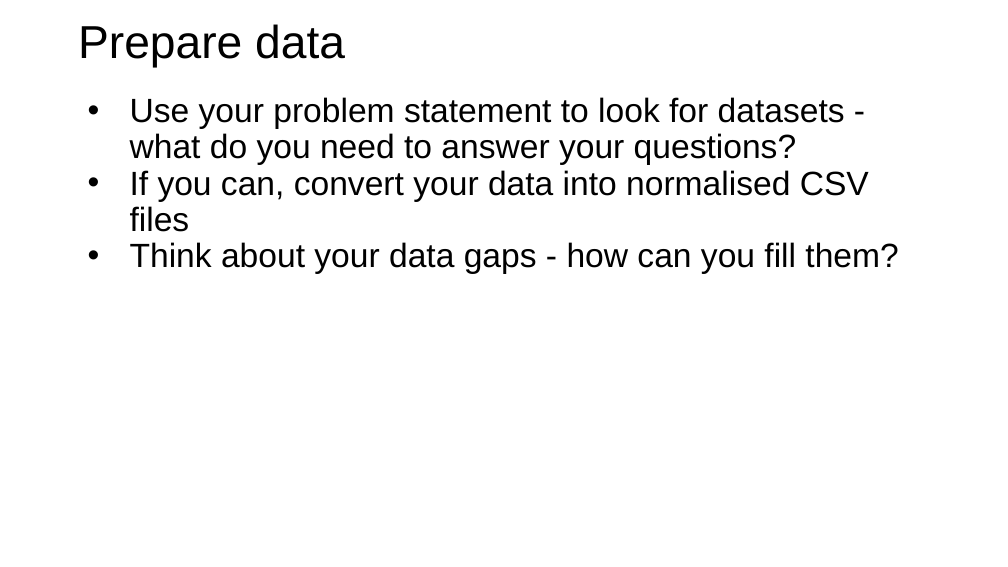
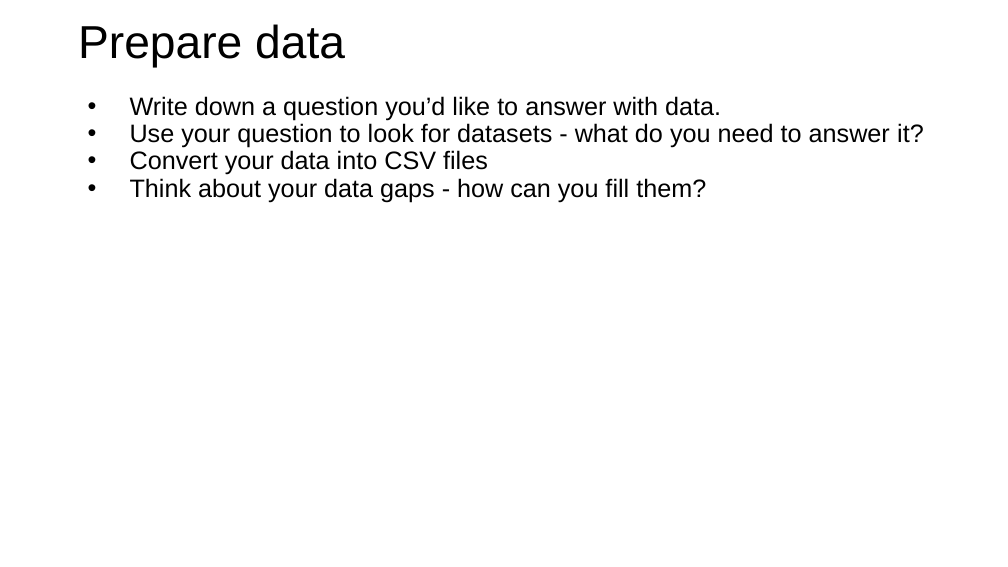
Before and after one commit to bodacea/datascienceforbeginners, a slide deck: slide 40 of Session 03 Acquiring data.ppt (slide 39 before the commit). Drawn at 1008x567 pixels with LibreOffice and Linux fonts; fonts in the diff are those of the drawing. Boxes give left, top, right and bottom in pixels: in the first picture for what was removed or moved away, otherwise in the second. Text is boxed around its words. In the diff, an @@ line names an element or a change of style, - is before the commit and + after.

```diff
--- a/Session 03 Acquiring data.ppt
+++ b/Session 03 Acquiring data.ppt
@@ text at (130,96,924,175): text changed; size 24 to 18 pt @@
-• Use your problem statement to look for datasets - what do you need to answer your questions?
-• If you can, convert your data into normalised CSV files
+• Write down a question you’d like to answer with data.
+• Use your question to look for datasets - what do you need to answer it?
+• Convert your data into CSV files
@@ text at (130,178,706,202): size 24 to 18 pt in "Think about your data gaps - how ..." @@
```
Also in this commit, not shown: 9 other slides changed, 3 slides added, 12 other files.
